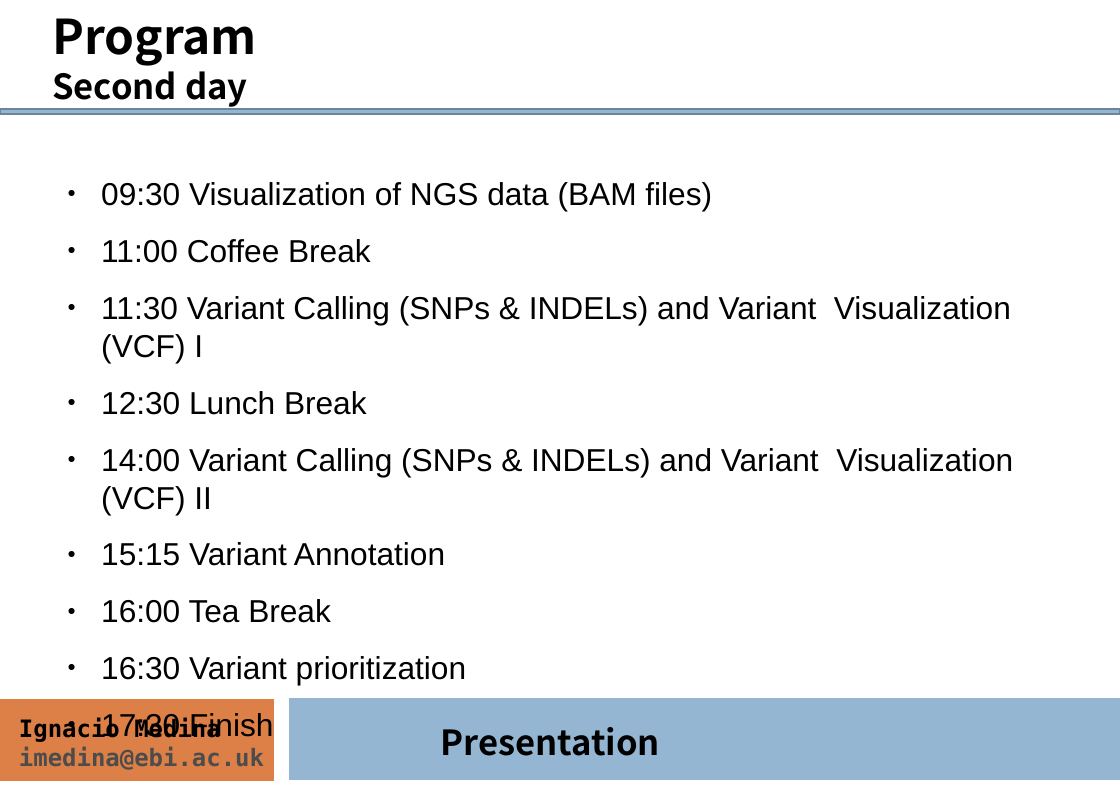
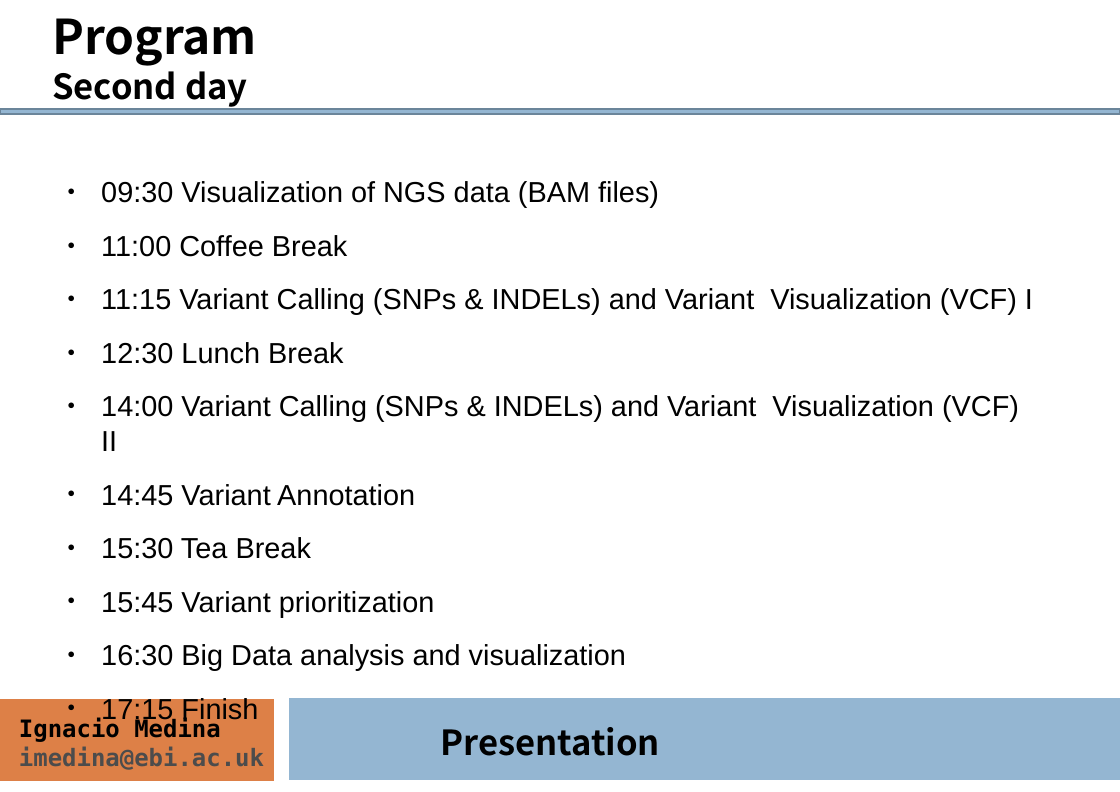
Before and after one commit to ngs-course/ngs-course.github.io, a slide deck: slide 6 of Course_Materials/presentation/presentation_mda14.odp. Drawn at 1120x792 pixels with LibreOffice and Linux fonts; fonts in the diff are those of the drawing. Boxes give left, top, right and bottom in pixels: in the first picture for what was removed or moved away, otherwise in the second. Text is boxed around its words. In the diff, an @@ line names an element or a change of style, - is before the commit and + after.

```diff
--- a/Course_Materials/presentation/presentation_mda14.odp
+++ b/Course_Materials/presentation/presentation_mda14.odp
@@ text at (x1=101, y1=181, x2=1019, y2=451): size 23.8 to 21.7 pt in "09:30 Visualization of NGS data (BAM files)", "11:00 Coffee Break", "12:30 Lunch Break", "14:00 Variant Calling (SNPs & INDELs) and ..." @@
@@ text at (x1=101, y1=288, x2=1033, y2=315): text changed; size 23.8 to 21.7 pt @@
-● 11:30 Variant Calling (SNPs & INDELs) and Variant Visualization (VCF) I
+● 11:15 Variant Calling (SNPs & INDELs) and Variant Visualization (VCF) I
@@ text at (x1=101, y1=484, x2=626, y2=724): text changed; size 23.8 to 21.7 pt @@
-● 15:15 Variant Annotation
-● 16:00 Tea Break
-● 16:30 Variant prioritization
-● 17:30 Finish
+● 14:45 Variant Annotation
+● 15:30 Tea Break
+● 15:45 Variant prioritization
+● 16:30 Big Data analysis and visualization
+● 17:15 Finish
```
Also in this commit, not shown: 6 other slides changed, 1 other file.
